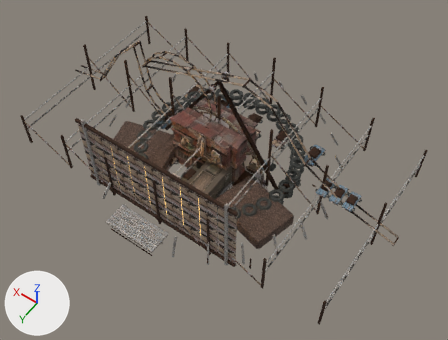
What one commit did to the glTF model public/assets/models/wasteland/town/fun.glb.
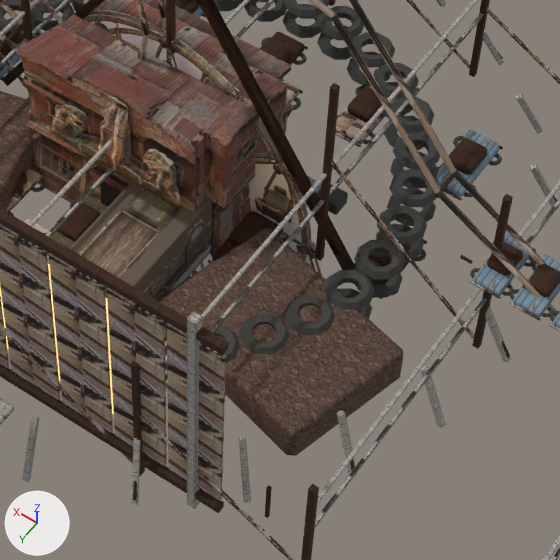
Old and new are each drawn whole from a camera (50 mm lens) standing at (-24.6, 33.7, 51.6) and looking at (-1.7, 1.6, 1.1) and again close up on the part from 37% to 77% of the width and 30% to 83% of the height. Lighting does not change. The marker at lower left points along +X, +Y and +Z. The last two pictures show the newer version. Where no turn or scale is listed for an object, it has been applied to the vertices.

The first close-up shows 'big-wheel:A-frame-1-left', 'big-wheel:photo-traced-wheel', 'drive-in:screen-frame-9.4', 'drive-in:screen-sheet--2', 'drive-in:screen-sheet--4', 'drive-in:screen-sheet--6', 'drive-in:screen-sheet--8', 'fountain:bonnet', 'mud-pit:jump-ramp--1', 'mud-pit:jump-ramp-1', 'tavern:body', 'tavern:truck-body' and 135 more.
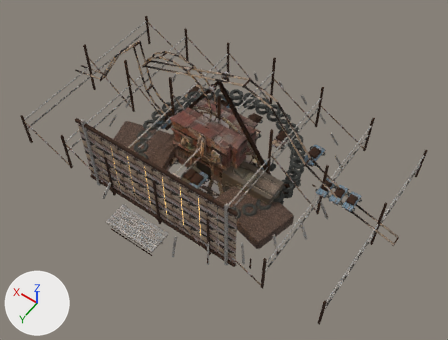
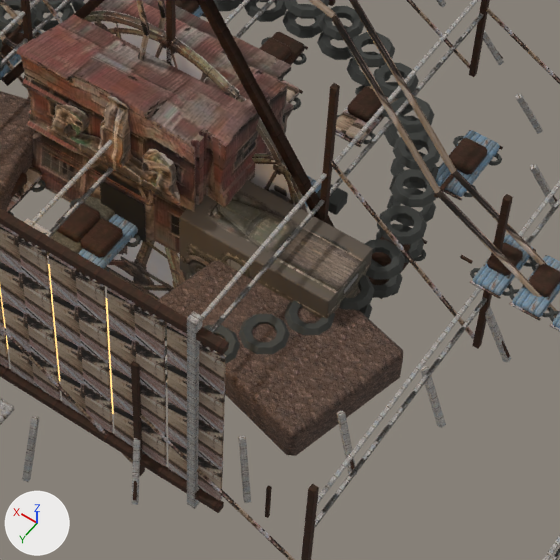
ob_tavern_truck is not drawn itself; it is the parent of ob_tavern_truck_body.

Changed parts and their boxes [x1, y1, x2, y2] in the close-ups (560 x 560 px):
'tavern:truck-body', moved, turned
    before: [69, 181, 212, 300]
    after: [179, 180, 373, 318]

The change, as a list of edits to the scene's bpy script:
```text
Change ob_tavern_truck:
    ob_tavern_truck.location: (-1.65, 3.35, 0.0) -> (-5.318, 1.746, 0.0)
    ob_tavern_truck.rotation_euler: (0.0, 0.0, 0.0) -> (0.0, 0.0, 1.571)  # degrees (0, 0, 0) -> degrees (0, 0, 90)
```
